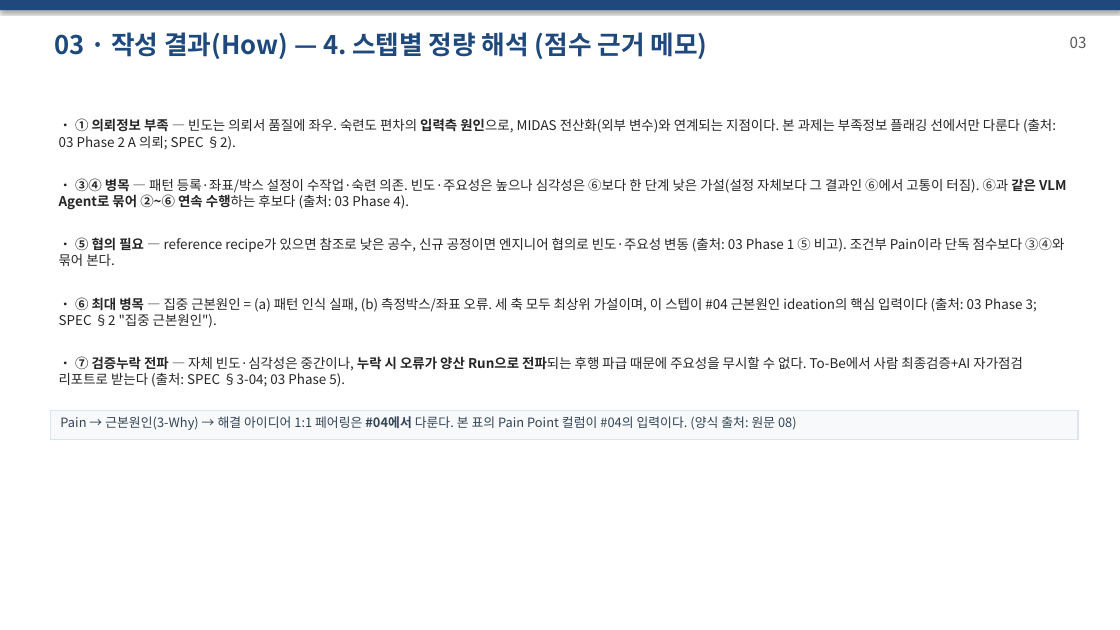
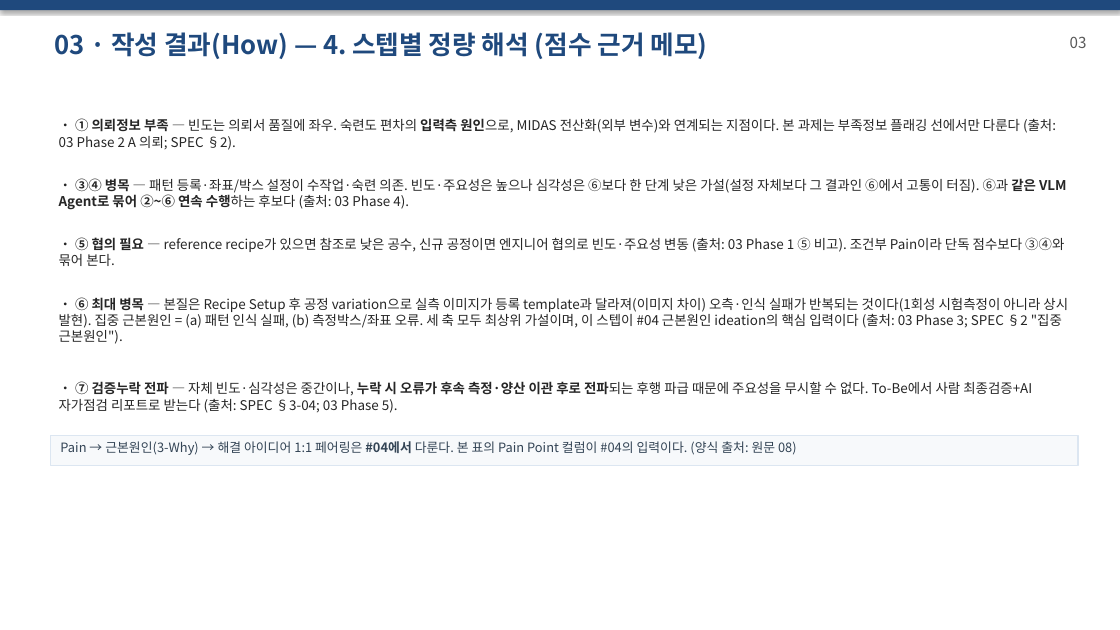
Before and after one commit to DarrenKoi/pm_notes, a slide deck: slide 22 of my-task/AIX_POC/프로젝트_smart_align_agent/07-적용_CDSEM_실행기획_세트.pptx (slide 21 before the commit). Drawn at 1120x630 pixels with LibreOffice and Linux fonts; fonts in the diff are those of the drawing. Boxes give left, top, right and bottom in pixels: in the first picture for what was removed or moved away, otherwise in the second. Text is boxed around its words. In the diff, an @@ line names an element or a change of style, - is before the commit and + after.

```diff
--- a/my-task/AIX_POC/프로젝트_smart_align_agent/07-적용_CDSEM_실행기획_세트.pptx
+++ b/my-task/AIX_POC/프로젝트_smart_align_agent/07-적용_CDSEM_실행기획_세트.pptx
@@ text at [59,297,1068,344]: text changed @@
-• ⑥ 최대 병목 — 집중 근본원인 = (a) 패턴 인식 실패, (b) 측정박스/좌표 오류. 세 축 모두 최상위 가설이며, 이 스텝이 #04 근본원인 ideation의 핵심 입력이다 (출처: 03 Phase 3; SPEC §2 "집중 근본원인").
+• ⑥ 최대 병목 — 본질은 Recipe Setup 후 공정 variation으로 실측 이미지가 등록 template과 달라져(이미지 차이) 오측·인식 실패가 반복되는 것이다(1회성 시험측정이 아니라 상시 발현). 집중 근본원인 = (a) 패턴 인식 실패, (b) 측정박스/좌표 오류. 세 축 모두 최상위 가설이며, 이 스텝이 #04 근본원인 ideation의 핵심 입력이다 (출처: 03 Phase 3; SPEC §2 "집중 근본원인").
@@ text at [59,381,1032,413]: text changed @@
-• ⑦ 검증누락 전파 — 자체 빈도·심각성은 중간이나, 누락 시 오류가 양산 Run으로 전파되는 후행 파급 때문에 주요성을 무시할 수 없다. To-Be에서 사람 최종검증+AI 자가점검 리포트로 받는다 (출처: SPEC §3-04; 03 Phase 5).
+• ⑦ 검증누락 전파 — 자체 빈도·심각성은 중간이나, 누락 시 오류가 후속 측정·양산 이관 후로 전파되는 후행 파급 때문에 주요성을 무시할 수 없다. To-Be에서 사람 최종검증+AI 자가점검 리포트로 받는다 (출처: SPEC §3-04; 03 Phase 5).
@@ rectangle "Pain → 근본원인(3-Why) → 해결 ...": place and size @@
-rectangle "Pain → 근본원인(3-Why) → 해결 ..." at [50,410,1078,439]
+rectangle "Pain → 근본원인(3-Why) → 해결 ..." at [50,436,1078,465]
```
Also in this commit, not shown: 35 other slides changed, 4 slides added, 1 slide removed, 14 other files.
